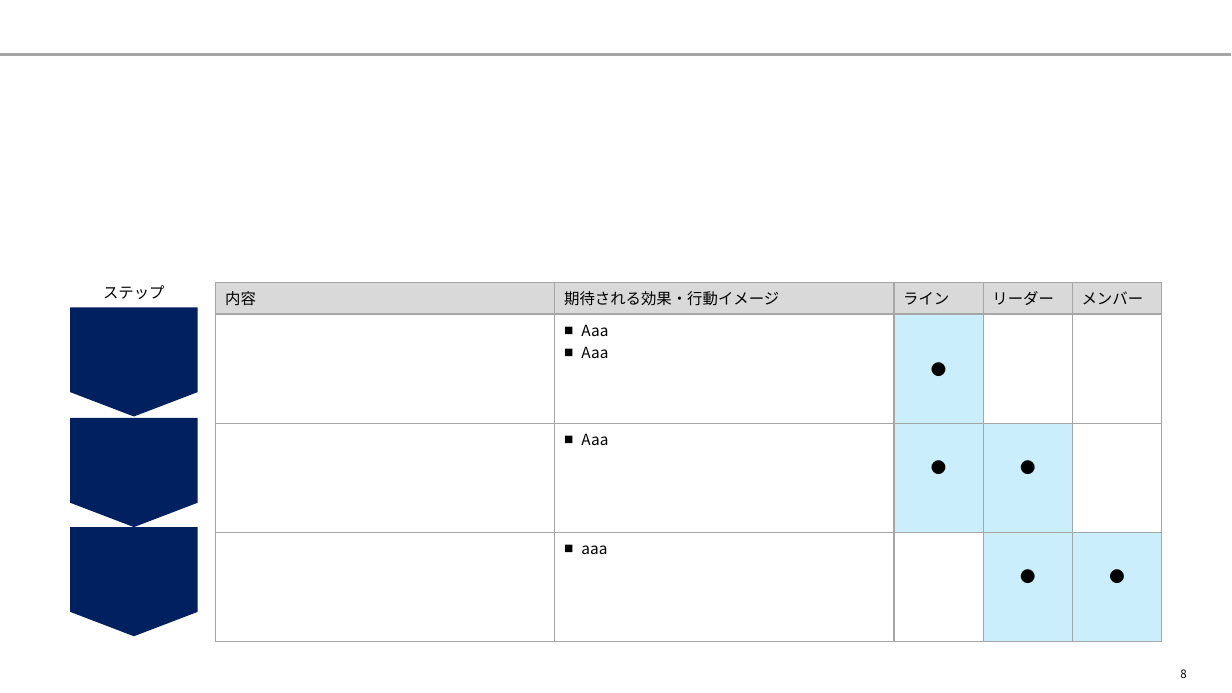
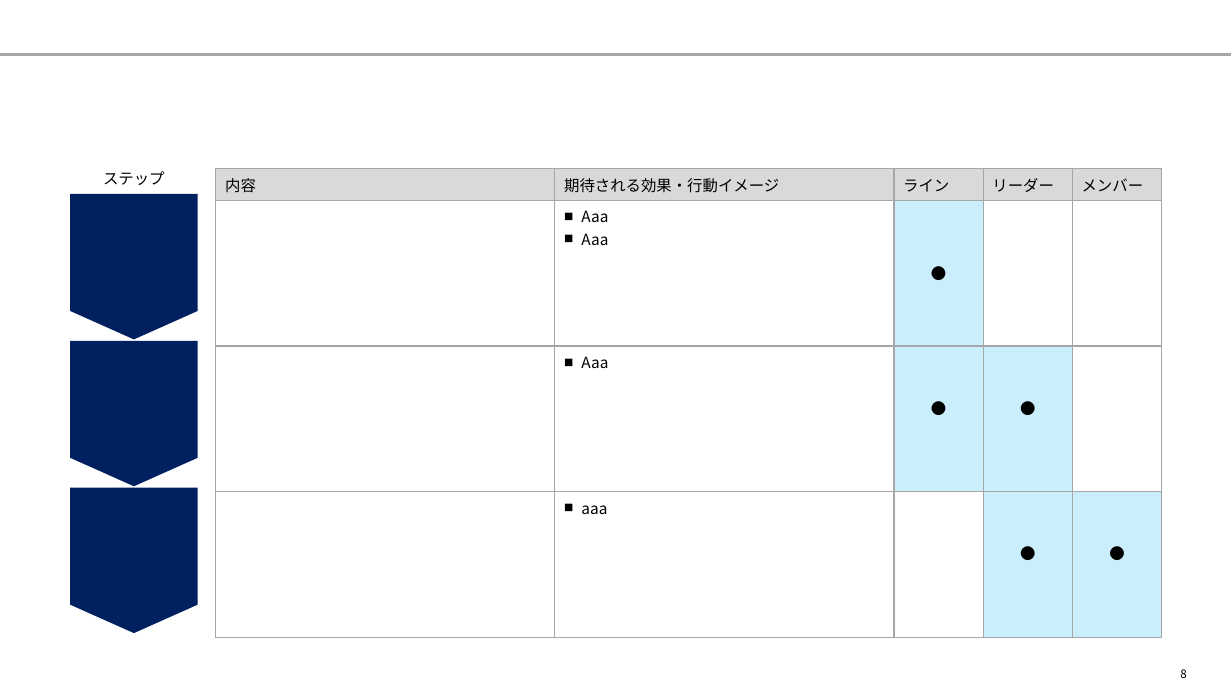
Before and after one commit to yuzucha16/dotfiles, a slide deck: slide 8 of office/Blank.potx. Drawn at 1232x693 pixels with LibreOffice and Linux fonts; fonts in the diff are those of the drawing. Boxes give left, top, right and bottom in pixels: in the first picture for what was removed or moved away, otherwise in the second. Text is boxed around its words. In the diff, an @@ line names an element or a change of style, - is before the commit and + after.

```diff
--- a/office/Blank.potx
+++ b/office/Blank.potx
@@ text "ステップ": place and size @@
-text "ステップ" at <box>103,285,165,299</box>
+text "ステップ" at <box>103,171,165,185</box>
@@ table: place and size @@
-table at <box>216,283,1164,638</box>
+table at <box>216,169,1164,633</box>
@@ pentagon arrow: place and size @@
-pentagon arrow at <box>70,419,198,528</box>
+pentagon arrow at <box>70,195,197,340</box>
@@ pentagon arrow: place and size @@
-pentagon arrow at <box>70,308,198,417</box>
+pentagon arrow at <box>70,342,197,487</box>
@@ pentagon arrow: place and size @@
-pentagon arrow at <box>70,528,198,637</box>
+pentagon arrow at <box>70,488,197,634</box>
```
Also in this commit, not shown: 27 other slides changed, 2 slides added, 5 slides removed.
